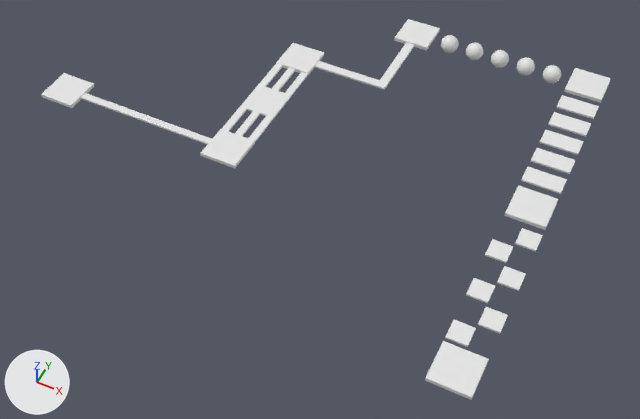
The glTF model public/models/environment/map.glb as it was, and as the next commit left it.
Both versions are drawn from a 50 mm lens placed at (3.6, -19.8, 31.5), pointed at (-10.1, 7.6, -2.8). The axes (+X, +Y, +Z) are drawn at lower left. The lights are the same throughout. The older version comes first. Where no turn or scale is listed for an object, it has been applied to the vertices. Vertices at exactly the same position are counted once.

The first picture shows 'checkpoint_1', 'checkpoint_2', 'checkpoint_4', 'checkpoint_5', 'checkpoint_6', 'ground_1', 'ground_2', 'ground_3', 'ground_4', 'ground_5', 'ground_6', 'start' and 1 more.
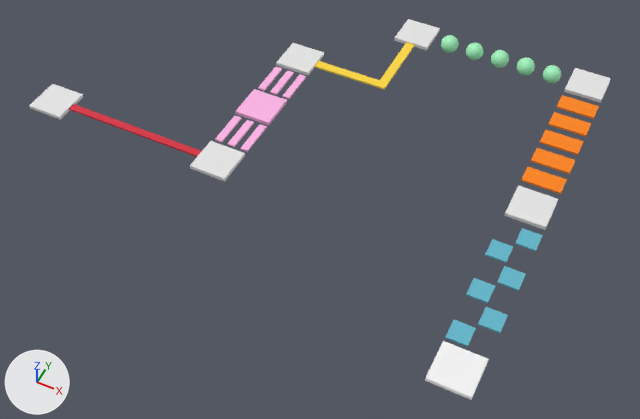
Where the change shows, as pixel boxes [x1, y1, x2, y2] in the pictures (640 x 419 px; the box of a moved part takes in the faces that stretch with it):
'ground_2', recoloured (white to orange): [521, 95, 599, 194] in both
'ground_5', reshaped, moved, recoloured (7% taller): before [222, 63, 308, 142]; after [215, 67, 306, 152]
'ground_1', recoloured (white to cyan): [445, 228, 543, 347] in both
'ground_6', recoloured, moved: before [81, 93, 212, 144]; after [69, 104, 202, 157]
'checkpoint_5', moved: before [200, 129, 255, 168]; after [190, 141, 245, 181]
'checkpoint_6', moved: before [41, 73, 94, 108]; after [29, 84, 83, 120]
'ground_3', recoloured (white to green): [441, 35, 561, 83] in both
'ground_4', recoloured (white to yellow): [314, 42, 415, 89] in both
part 1 of me_cube_019, added (pink): after [235, 89, 287, 125]
part 2 of me_cube_019, rebuilt: before [235, 111, 260, 136]; after [215, 116, 241, 142]
part 3 of me_cube_019, deleted: before [259, 63, 283, 87]
part 4 of me_cube_019, deleted: before [222, 106, 247, 131]
part 5 of me_cube_019, moved or reshaped: before [241, 68, 308, 142]; after [215, 67, 306, 152]

Patch to the scene script:
```diff
--- a/public/models/environment/map.glb.py
+++ b/public/models/environment/map.glb.py
@@ mat_ffb5e8 @@
+mat_ffb5e8 = principled_material('FFB5E8')
+mat_ffb5e8.base_color = (1.0, 0.462, 0.807)  # pink #ffb5e8
@@ mat_d7263d @@
+mat_d7263d = principled_material('D7263D')
+mat_d7263d.base_color = (0.68, 0.0194, 0.0467)  # red #d7263d
@@ mat_ffd93d @@
+mat_ffd93d = principled_material('FFD93D')
+mat_ffd93d.base_color = (1.0, 0.694, 0.0467)  # yellow #ffd93d
@@ mat_a3f7bf @@
+mat_a3f7bf = principled_material('A3F7BF')
+mat_a3f7bf.base_color = (0.366, 0.93, 0.521)  # green #a3f7bf
@@ mat_ff8400 @@
+mat_ff8400 = principled_material('FF8400')
+mat_ff8400.base_color = (1.0, 0.231, 0.0)  # orange #ff8400
@@ mat_62b6cb @@
+mat_62b6cb = principled_material('62B6CB')
+mat_62b6cb.base_color = (0.122, 0.468, 0.597)  # cyan #62b6cb
@@ me_cube_004 @@
 me_cube_004.from_pydata(...)  # 48 vertices, 72 faces; spans x -1.5..0.5, y -6.75..0.5, z -0.05..0.05
+me_cube_004.materials.append(mat_62b6cb)  # cyan #62b6cb
@@ me_cube_010 @@
 me_cube_010.from_pydata(...)  # 40 vertices, 60 faces; spans x -1.0..1.0, y -0.5..6.5, z -0.05..0.05
+me_cube_010.materials.append(mat_ff8400)  # orange #ff8400
@@ me_sphere_004 @@
 me_sphere_004.from_pydata(...)  # 2410 vertices, 4800 faces; spans x -0.5..6.5, y -0.5..0.5, z -0.5..0.5
+me_sphere_004.materials.append(mat_a3f7bf)  # green #a3f7bf
@@ me_cube_017 @@
 me_cube_017.from_pydata(...)  # 16 vertices, 24 faces; spans x -4.0..0.25, y -2.25..2.25, z -0.05..0.05
+me_cube_017.materials.append(mat_ffd93d)  # yellow #ffd93d
@@ me_cube_019 @@
 # used by ob_ground_5; location = (-15.8, 13.0, 0.0)
-me_cube_019.from_pydata(...)  # 52 vertices, 84 faces; spans x -0.2..1.8, y -5.0..1.0, z -0.05..0.05
+me_cube_019.from_pydata(...)  # 80 vertices, 84 faces; spans x 0.5..2.5, y -5.5..1.0, z -0.1..0.1
+# me_cube_019 part 1: a new loose piece, a box spanning x 0.5..2.5, y -3.25..-1.25, z -0.1..0.1, in mat_ffb5e8 (pink #ffb5e8)
+# me_cube_019 part 2: the loose piece of 8 vertices spanning x 0.6..1.0, y -5.0..-3.0, z -0.05..0.05 is rebuilt with 8 vertices and now spans x 0.6..1.0, y -5.5..-3.5, z -0.05..0.05, in mat_ffb5e8 (pink #ffb5e8)
+# me_cube_019 part 3: the loose piece of 8 vertices spanning x -0.2..0.2, y -1.0..1.0, z -0.05..0.05 is deleted
+# me_cube_019 part 4: the loose piece of 8 vertices spanning x -0.2..0.2, y -5.0..-3.0, z -0.05..0.05 is deleted
+# me_cube_019 part 5
+# 20 vertices are removed from x -0.2..1.8, y -5.0..1.0, z -0.05..0.05
+# 44 faces are deleted
+# 30 vertices are added at x 0.6..2.1, y -5.5..1.0, z -0.05..0.05
+# 26 new vertices lie (0.4, 0.0, 0.0) away from vertices in x 0.6..2.1, y -5.5..1.0, z -0.05..0.05
+# 58 new faces join them
+me_cube_019.materials.append(mat_ffb5e8)  # pink #ffb5e8
@@ me_cube_027 @@
 me_cube_027.from_pydata(...)  # 8 vertices, 12 faces; spans x -4.0..4.0, y -0.2..0.2, z -0.05..0.05
+me_cube_027.materials.append(mat_d7263d)  # red #d7263d
@@ ob_ground_5 @@
 ob_ground_5 = bpy.data.objects.new('ground_5', me_cube_019)
-ob_ground_5.location = (-15.8, 13.0, 0.0)
+ob_ground_5.location = (-16.5, 12.75, 0.0)
@@ ob_ground_6 @@
 ob_ground_6 = bpy.data.objects.new('ground_6', me_cube_027)
-ob_ground_6.location = (-20.0, 7.0, 0.0)
+ob_ground_6.location = (-20.0, 6.0, 0.0)
@@ ob_checkpoint_6 @@
 ob_checkpoint_6 = bpy.data.objects.new('checkpoint_6', me_cube_028)
-ob_checkpoint_6.location = (-25.0, 7.0, 0.0)
+ob_checkpoint_6.location = (-25.0, 6.0, 0.0)
@@ ob_checkpoint_5 @@
 ob_checkpoint_5 = bpy.data.objects.new('checkpoint_5', me_cube_029)
-ob_checkpoint_5.location = (-15.0, 7.0, 0.0)
+ob_checkpoint_5.location = (-15.0, 6.0, 0.0)
```
